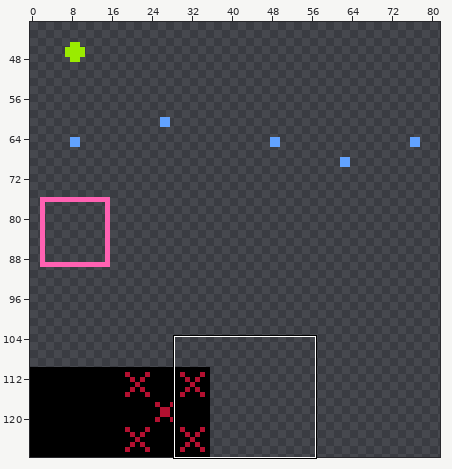
File history of a pixel-art file, resource_original/art/algorithm_practice/algorithm_practice_tilesheet_01.aseprite. The first picture is a wide view before the edit; the outline marks the close-up.
Close-up. Before:
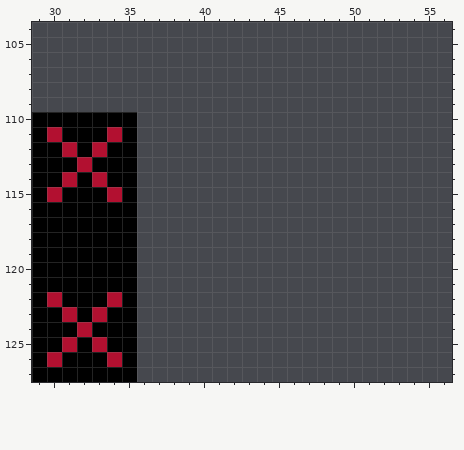
128x128 pixels, 1 frame. Shown: x 29..56, y 104..127. The wide view leaves out empty margins.
After:
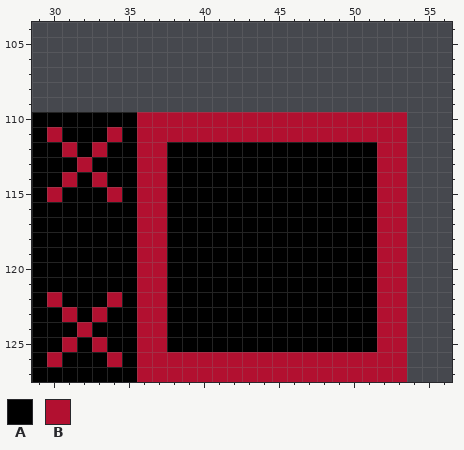
Palette (. is transparent): A #000000  B #b21030
From old to new:
--- layer "Body_01"
@@ x 29..56 @@
 109 ............................
-110 AAAAAAA.....................
-111 ABAAABA.....................
-112 AABABAA.....................
-113 AAABAAA.....................
-114 AABABAA.....................
-115 ABAAABA.....................
-116 AAAAAAA.....................
-117 AAAAAAA.....................
-118 AAAAAAA.....................
-119 AAAAAAA.....................
-120 AAAAAAA.....................
-121 AAAAAAA.....................
-122 ABAAABA.....................
-123 AABABAA.....................
-124 AAABAAA.....................
-125 AABABAA.....................
-126 ABAAABA.....................
-127 AAAAAAA.....................
+110 AAAAAAABBBBBBBBBBBBBBBBBB...
+111 ABAAABABBBBBBBBBBBBBBBBBB...
+112 AABABAABBAAAAAAAAAAAAAABB...
+113 AAABAAABBAAAAAAAAAAAAAABB...
+114 AABABAABBAAAAAAAAAAAAAABB...
+115 ABAAABABBAAAAAAAAAAAAAABB...
+116 AAAAAAABBAAAAAAAAAAAAAABB...
+117 AAAAAAABBAAAAAAAAAAAAAABB...
+118 AAAAAAABBAAAAAAAAAAAAAABB...
+119 AAAAAAABBAAAAAAAAAAAAAABB...
+120 AAAAAAABBAAAAAAAAAAAAAABB...
+121 AAAAAAABBAAAAAAAAAAAAAABB...
+122 ABAAABABBAAAAAAAAAAAAAABB...
+123 AABABAABBAAAAAAAAAAAAAABB...
+124 AAABAAABBAAAAAAAAAAAAAABB...
+125 AABABAABBAAAAAAAAAAAAAABB...
+126 ABAAABABBBBBBBBBBBBBBBBBB...
+127 AAAAAAABBBBBBBBBBBBBBBBBB...
Pixel boxes of the changes (left, top, right, bottom) in both close-ups:
added: (137, 112, 407, 382)
